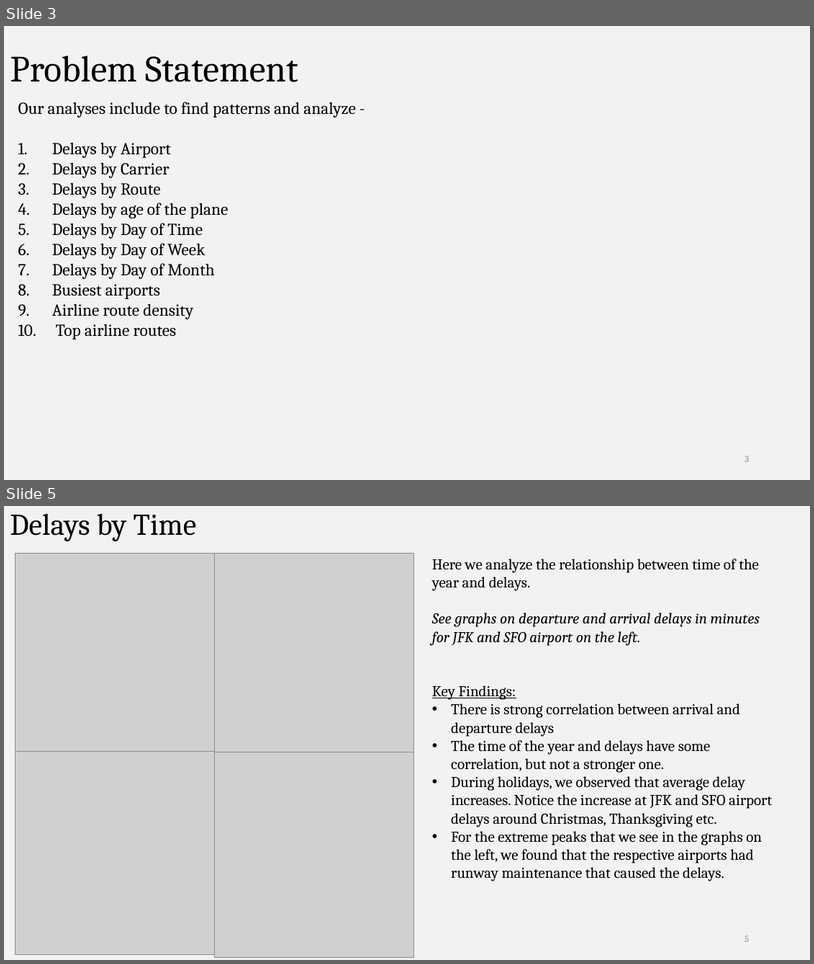
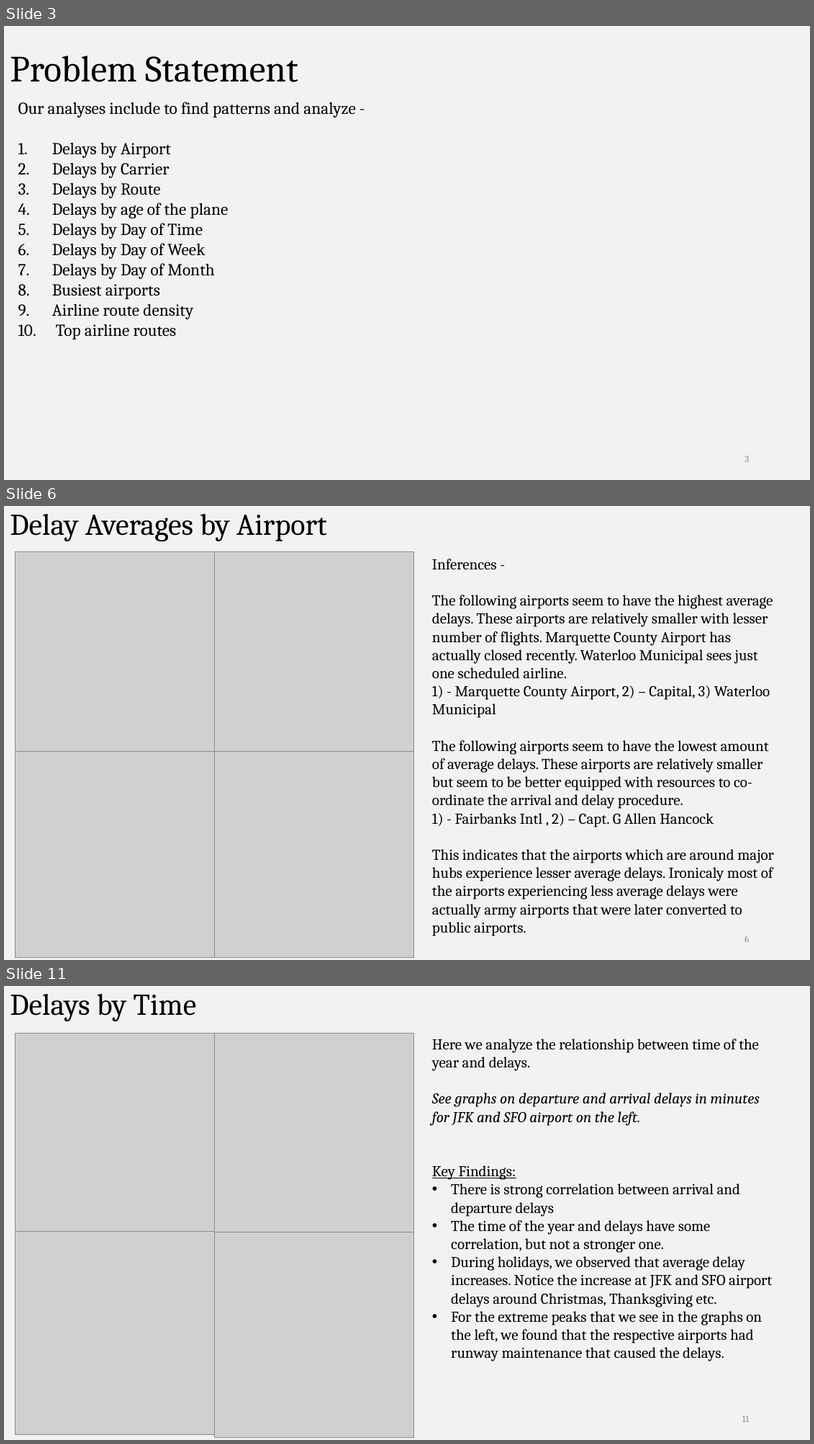
Before and after one commit to divyakkm/open-data-2014-airline, a slide deck: Analyzing Airline On-Time Data.pptx. Shown one above the other, each under a label of ours: slides 3 and 5 before the commit, slides 3, 6 and 11 after it; the slides between them are not shown. The pictures are 814x964 and 814x1444 pixels, drawn with LibreOffice and Linux fonts; fonts in the diff are those of the drawing; grey boxes stand for pictures. Boxes give left, top, right and bottom in pixels: in the first picture for what was removed or moved away, otherwise in the second. Text is boxed around its words. In the diff, an @@ line names an element or a change of style, - is before the commit and + after.

Commit message:
Updated slide with graphs and inferences.

```diff
--- a/Analyzing Airline On-Time Data.pptx
+++ b/Analyzing Airline On-Time Data.pptx
@@ slide 6 added at (4, 506, 810, 960), background #F2F2F2 @@
@@ title added at (10, 514, 327, 542), 36 pt, text #000000 @@
+Delay Averages by Airport
@@ picture added at (15, 551, 214, 752) @@
@@ picture added at (214, 551, 414, 752) @@
@@ text added at (432, 559, 774, 936), 18 pt, text #000000 @@
+Inferences -
+The following airports seem to have the highest average delays. These airports are relatively smaller with lesser number of flights. Marquette County Airport has actually closed recently. Waterloo Municipal sees just one scheduled airline.
+1) - Marquette County Airport, 2) – Capital, 3) Waterloo Municipal
+The following airports seem to have the lowest amount of average delays. These airports are relatively smaller but seem to be better equipped with resources to co-ordinate the arrival and delay procedure.
+1) - Fairbanks Intl , 2) – Capt. G Allen Hancock
+This indicates that the airports which are around major hubs experience lesser average delays. Ironicaly most of the airports experiencing less average delays were actually army airports that were later converted to public airports.
@@ picture added at (15, 752, 214, 957) @@
@@ picture added at (214, 752, 414, 957) @@
@@ page number added at (745, 935, 749, 942), 11 pt, text #8C8C8C @@
+6
@@ what was slide 5 is now slide 11 @@
@@ page number at (743, 1415, 749, 1422): text changed @@
-5
+11
```
Also in this commit, not shown: 11 other slides added, 2 slides removed.
